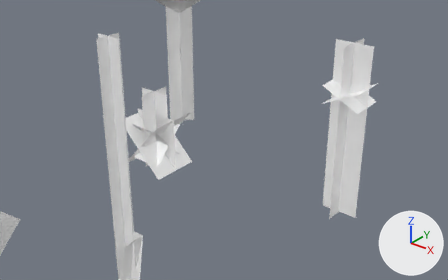
One commit to the Blender file Game/Models/Projectiles.blend: the scene before it, then after it.
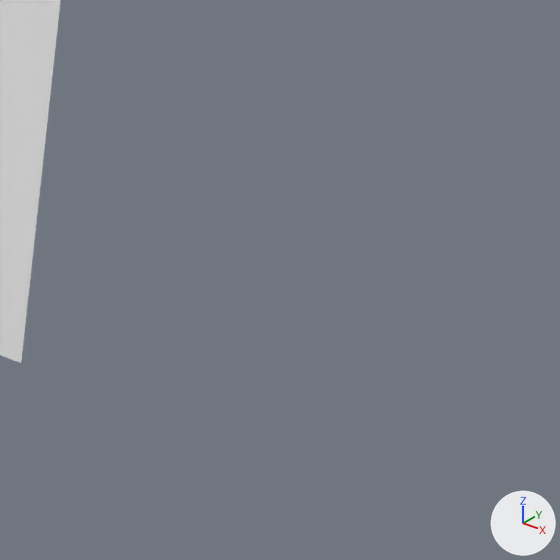
Old and new are each drawn from a 50 mm camera at (15.53, -17.26, 10.87) aimed at (3.98, -2.82, 1.92) and again close up on the part from 79% to 100% of the width and 56% to 90% of the height. Lighting does not change. The marker at lower right points along +X, +Y and +Z.

In view in the first close-up: 'RailgunProjectiles'.
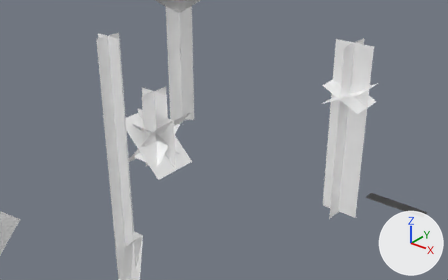
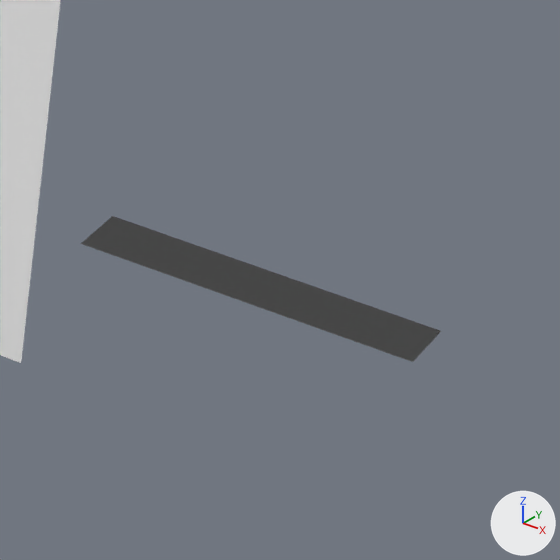
The change, as a list of edits to the scene's bpy script:
```text
Add col_trails:
    col_trails = bpy.data.collections.new('Trails')
    col_trails.objects.link(ob_trailmesh19)
    col_trails.objects.link(ob_trailmesh18)
    col_trails.objects.link(ob_trailmesh17)
    col_trails.objects.link(ob_trailmesh16)
    col_trails.objects.link(ob_trailmesh15)
    col_trails.objects.link(ob_trailmesh14)
    col_trails.objects.link(ob_trailmesh13)
    col_trails.objects.link(ob_trailmesh12)
    col_trails.objects.link(ob_trailmesh11)
    col_trails.objects.link(ob_trailmesh10)
    col_trails.objects.link(ob_trailmesh9)
    col_trails.objects.link(ob_trailmesh8)
    col_trails.objects.link(ob_trailmesh7)
    col_trails.objects.link(ob_trailmesh6)
    col_trails.objects.link(ob_trailmesh5)
    col_trails.objects.link(ob_trailmesh4)
    col_trails.objects.link(ob_trailmesh3)
    col_trails.objects.link(ob_trailmesh2)
    col_trails.objects.link(ob_trailmesh1)
    col_trails.objects.link(ob_trailmesh0)
    col_trails.objects.link(ob_trailmesh)
Add ob_trails:
    ob_trails = bpy.data.objects.new('Trails', None)
    ob_trails.location = (8.0, 0.0, 0.0)
    ob_trails.instance_type = 'COLLECTION'
    ob_trails.instance_collection = col_trails
Add ob_trailmesh10:
    ob_trailmesh10 = bpy.data.objects.new('TrailMesh10', me_cylinder10_001)  # 254 vertices, 126 faces; spans x 0.0..2.0, y -0.2..0.2, z 0.0; in mat_trailmaterial10_001 (white #e7e7e7)
    ob_trailmesh10.location = (0.0, 0.0, 0.0)
Add ob_trailmesh5:
    ob_trailmesh5 = bpy.data.objects.new('TrailMesh5', me_cylinder5_001)  # 254 vertices, 126 faces; spans x 0.0..2.0, y -0.2..0.2, z 0.0; in mat_trailmaterial5_001 (white #e7e7e7)
    ob_trailmesh5.location = (0.0, 0.0, 0.0)
Add ob_trailmesh17:
    ob_trailmesh17 = bpy.data.objects.new('TrailMesh17', me_cylinder17_001)  # 254 vertices, 126 faces; spans x 0.0..2.0, y -0.2..0.2, z 0.0; in mat_trailmaterial17_001 (white #e7e7e7)
    ob_trailmesh17.location = (0.0, 0.0, 0.0)
Add ob_trailmesh0:
    ob_trailmesh0 = bpy.data.objects.new('TrailMesh0', me_cylinder0_001)  # 254 vertices, 126 faces; spans x 0.0..2.0, y -0.2..0.2, z 0.0; in mat_trailmaterial0_001 (white #e7e7e7)
    ob_trailmesh0.location = (0.0, 0.0, 0.0)
Add ob_trailmesh4:
    ob_trailmesh4 = bpy.data.objects.new('TrailMesh4', me_cylinder4_001)  # 254 vertices, 126 faces; spans x 0.0..2.0, y -0.2..0.2, z 0.0; in mat_trailmaterial4_001 (white #e7e7e7)
    ob_trailmesh4.location = (0.0, 0.0, 0.0)
Add ob_trailmesh13:
    ob_trailmesh13 = bpy.data.objects.new('TrailMesh13', me_cylinder13_001)  # 254 vertices, 126 faces; spans x 0.0..2.0, y -0.2..0.2, z 0.0; in mat_trailmaterial13_001 (white #e7e7e7)
    ob_trailmesh13.location = (0.0, 0.0, 0.0)
Add ob_trailmesh12:
    ob_trailmesh12 = bpy.data.objects.new('TrailMesh12', me_cylinder12_001)  # 254 vertices, 126 faces; spans x 0.0..2.0, y -0.2..0.2, z 0.0; in mat_trailmaterial12_001 (white #e7e7e7)
    ob_trailmesh12.location = (0.0, 0.0, 0.0)
Add ob_trailmesh9:
    ob_trailmesh9 = bpy.data.objects.new('TrailMesh9', me_cylinder9_001)  # 254 vertices, 126 faces; spans x 0.0..2.0, y -0.2..0.2, z 0.0; in mat_trailmaterial9_001 (white #e7e7e7)
    ob_trailmesh9.location = (0.0, 0.0, 0.0)
Add ob_trailmesh6:
    ob_trailmesh6 = bpy.data.objects.new('TrailMesh6', me_cylinder6_001)  # 254 vertices, 126 faces; spans x 0.0..2.0, y -0.2..0.2, z 0.0; in mat_trailmaterial6_001 (white #e7e7e7)
    ob_trailmesh6.location = (0.0, 0.0, 0.0)
Add ob_trailmesh8:
    ob_trailmesh8 = bpy.data.objects.new('TrailMesh8', me_cylinder8_001)  # 254 vertices, 126 faces; spans x 0.0..2.0, y -0.2..0.2, z 0.0; in mat_trailmaterial8_001 (white #e7e7e7)
    ob_trailmesh8.location = (0.0, 0.0, 0.0)
Add ob_trailmesh2:
    ob_trailmesh2 = bpy.data.objects.new('TrailMesh2', me_cylinder2_001)  # 254 vertices, 126 faces; spans x 0.0..2.0, y -0.2..0.2, z 0.0; in mat_trailmaterial2_001 (white #e7e7e7)
    ob_trailmesh2.location = (0.0, 0.0, 0.0)
Add ob_trailmesh16:
    ob_trailmesh16 = bpy.data.objects.new('TrailMesh16', me_cylinder16_001)  # 254 vertices, 126 faces; spans x 0.0..2.0, y -0.2..0.2, z 0.0; in mat_trailmaterial16_001 (white #e7e7e7)
    ob_trailmesh16.location = (0.0, 0.0, 0.0)
Add ob_trailmesh14:
    ob_trailmesh14 = bpy.data.objects.new('TrailMesh14', me_cylinder14_001)  # 254 vertices, 126 faces; spans x 0.0..2.0, y -0.2..0.2, z 0.0; in mat_trailmaterial14_001 (white #e7e7e7)
    ob_trailmesh14.location = (0.0, 0.0, 0.0)
Add ob_trailmesh:
    ob_trailmesh = bpy.data.objects.new('TrailMesh', me_cylinder)  # 254 vertices, 126 faces; spans x 0.0..2.0, y -0.2..0.2, z 0.0; in mat_trailmaterial (white #e7e7e7)
    ob_trailmesh.location = (0.0, 0.0, 0.0)
Add ob_trailmesh19:
    ob_trailmesh19 = bpy.data.objects.new('TrailMesh19', me_cylinder19_001)  # 254 vertices, 126 faces; spans x 0.0..2.0, y -0.2..0.2, z 0.0; in mat_trailmaterial19_001 (white #e7e7e7)
    ob_trailmesh19.location = (0.0, 0.0, 0.0)
Add ob_trailmesh3:
    ob_trailmesh3 = bpy.data.objects.new('TrailMesh3', me_cylinder3_001)  # 254 vertices, 126 faces; spans x 0.0..2.0, y -0.2..0.2, z 0.0; in mat_trailmaterial3_001 (white #e7e7e7)
    ob_trailmesh3.location = (0.0, 0.0, 0.0)
Add ob_trailmesh11:
    ob_trailmesh11 = bpy.data.objects.new('TrailMesh11', me_cylinder11_001)  # 254 vertices, 126 faces; spans x 0.0..2.0, y -0.2..0.2, z 0.0; in mat_trailmaterial11_001 (white #e7e7e7)
    ob_trailmesh11.location = (0.0, 0.0, 0.0)
Add ob_trailmesh7:
    ob_trailmesh7 = bpy.data.objects.new('TrailMesh7', me_cylinder7_001)  # 254 vertices, 126 faces; spans x 0.0..2.0, y -0.2..0.2, z 0.0; in mat_trailmaterial7_001 (white #e7e7e7)
    ob_trailmesh7.location = (0.0, 0.0, 0.0)
Add ob_trailmesh18:
    ob_trailmesh18 = bpy.data.objects.new('TrailMesh18', me_cylinder18_001)  # 254 vertices, 126 faces; spans x 0.0..2.0, y -0.2..0.2, z 0.0; in mat_trailmaterial18_001 (white #e7e7e7)
    ob_trailmesh18.location = (0.0, 0.0, 0.0)
Add ob_trailmesh1:
    ob_trailmesh1 = bpy.data.objects.new('TrailMesh1', me_cylinder1_001)  # 254 vertices, 126 faces; spans x 0.0..2.0, y -0.2..0.2, z 0.0; in mat_trailmaterial1_001 (white #e7e7e7)
    ob_trailmesh1.location = (0.0, 0.0, 0.0)
Add ob_trailmesh15:
    ob_trailmesh15 = bpy.data.objects.new('TrailMesh15', me_cylinder15_001)  # 254 vertices, 126 faces; spans x 0.0..2.0, y -0.2..0.2, z 0.0; in mat_trailmaterial15_001 (white #e7e7e7)
    ob_trailmesh15.location = (0.0, 0.0, 0.0)
```

What differs and where, as boxes [x1, y1, x2, y2] in the close-ups (560 x 560 px):
'Trails', added
    after: [81, 216, 441, 362]
